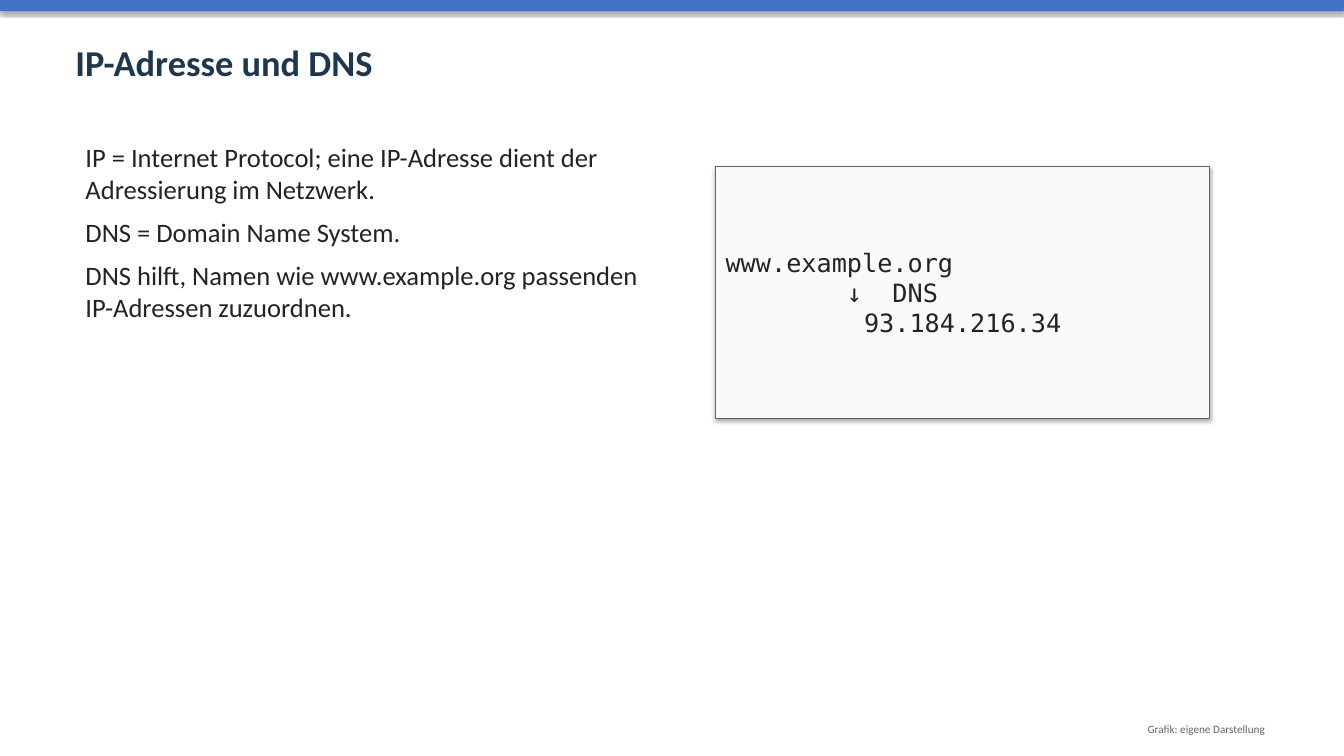
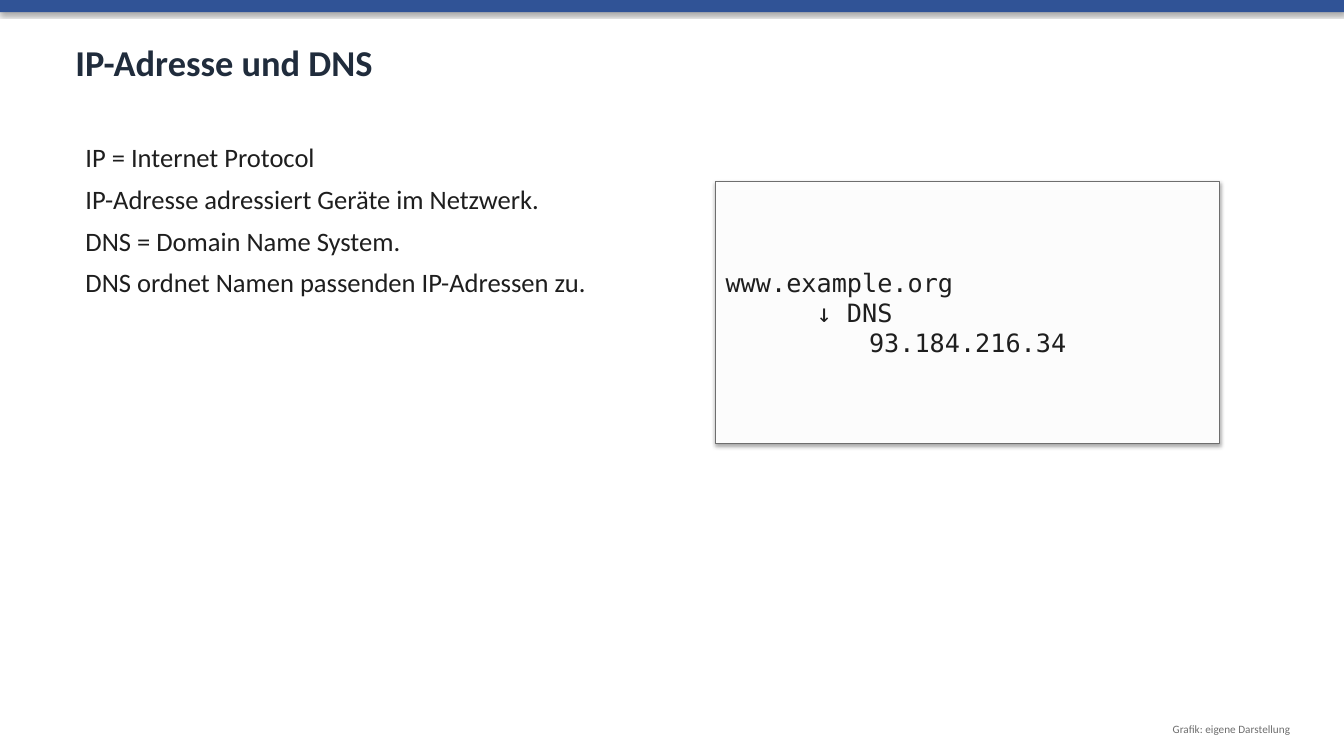
Before and after one commit to audipz/Unterrichtsmaterial_Oberschule_Sachsen, a slide deck: slide 5 of Unterrichtsmaterial_Oberschule_Sachsen/Klasse_8/04_Netzwerke_in_der_Informatik/05_Praesentationen/01_10_Netzwerke.pptx (slide 6 before the commit). Drawn at 1344x756 pixels with LibreOffice and Linux fonts; fonts in the diff are those of the drawing. Boxes give left, top, right and bottom in pixels: in the first picture for what was removed or moved away, otherwise in the second. Text is boxed around its words. In the diff, an @@ line names an element or a change of style, - is before the commit and + after.

```diff
--- a/Unterrichtsmaterial_Oberschule_Sachsen/Klasse_8/04_Netzwerke_in_der_Informatik/05_Praesentationen/01_10_Netzwerke.pptx
+++ b/Unterrichtsmaterial_Oberschule_Sachsen/Klasse_8/04_Netzwerke_in_der_Informatik/05_Praesentationen/01_10_Netzwerke.pptx
@@ rectangle at [0, 0, 1344, 12]: fill #4472C4 to #305396 @@
@@ text "IP-Adresse und DNS" at [75, 50, 372, 77]: text colour #1F374E to #202C3C @@
@@ text at [85, 148, 539, 210]: text changed; text colour #232323 to #1E1E1E @@
-IP = Internet Protocol; eine IP-Adresse dient der Adressierung im Netzwerk.
+IP = Internet Protocol
+IP-Adresse adressiert Geräte im Netzwerk.
@@ rectangle "www.example.org ↓ DNS 93.184.216.34": place and size @@
-rectangle "www.example.org ↓ DNS 93.184.216.34" at [716, 166, 1210, 418]
+rectangle "www.example.org ↓ DNS 93.184.216.34" at [716, 181, 1220, 444]
@@ rectangle "www.example.org ↓ DNS 93.184.216.34" at [716, 181, 1220, 444]: text colour #232323 to #1E1E1E; fill #FAFAFA to #FCFCFC; outline #646464 0.75 pt to #6E6E6E 0.75 pt @@
@@ text at [85, 232, 400, 256]: text colour #232323 to #1E1E1E in "DNS = Domain Name System."; less space between paragraphs @@
@@ text at [85, 273, 586, 297]: text changed; text colour #232323 to #1E1E1E @@
-DNS hilft, Namen wie www.example.org passenden IP-Adressen zuzuordnen.
+DNS ordnet Namen passenden IP-Adressen zu.
@@ text "Grafik: eigene Darstellung": place and size @@
-text "Grafik: eigene Darstellung" at [1148, 725, 1265, 735]
+text "Grafik: eigene Darstellung" at [1173, 725, 1290, 735]
@@ text "Grafik: eigene Darstellung" at [1173, 725, 1290, 735]: text colour #646464 to #6E6E6E @@
```
Also in this commit, not shown: 8 other slides changed, 5 slides removed, 9 other files.
